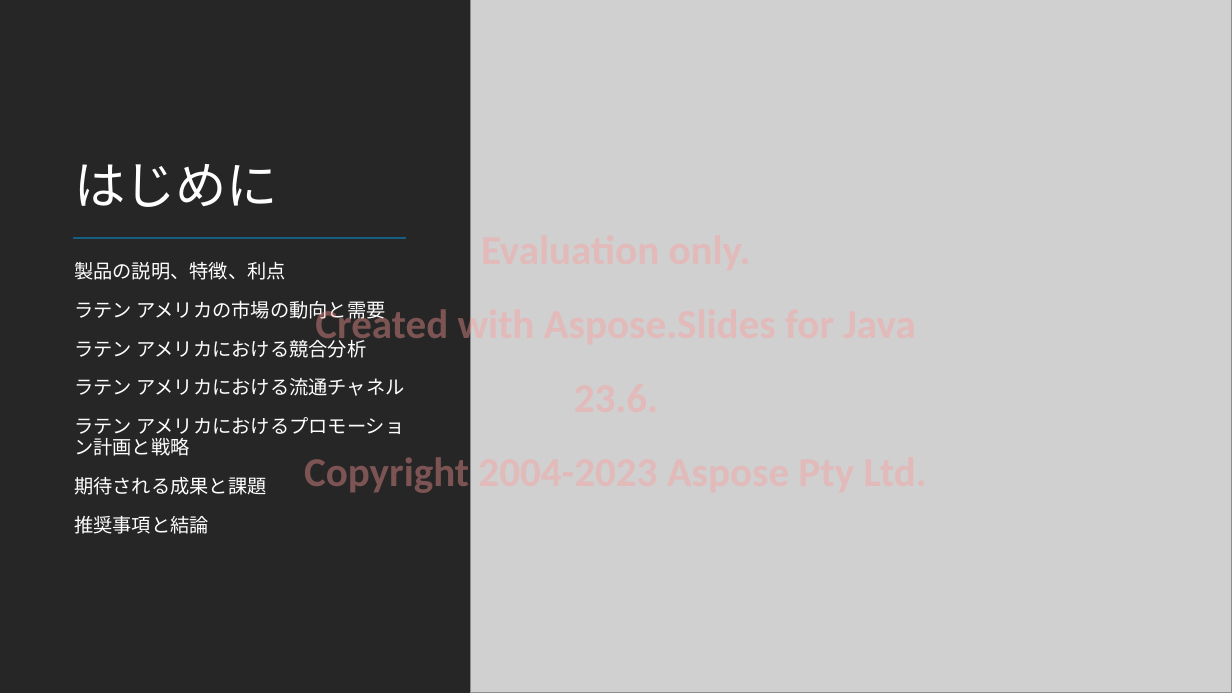
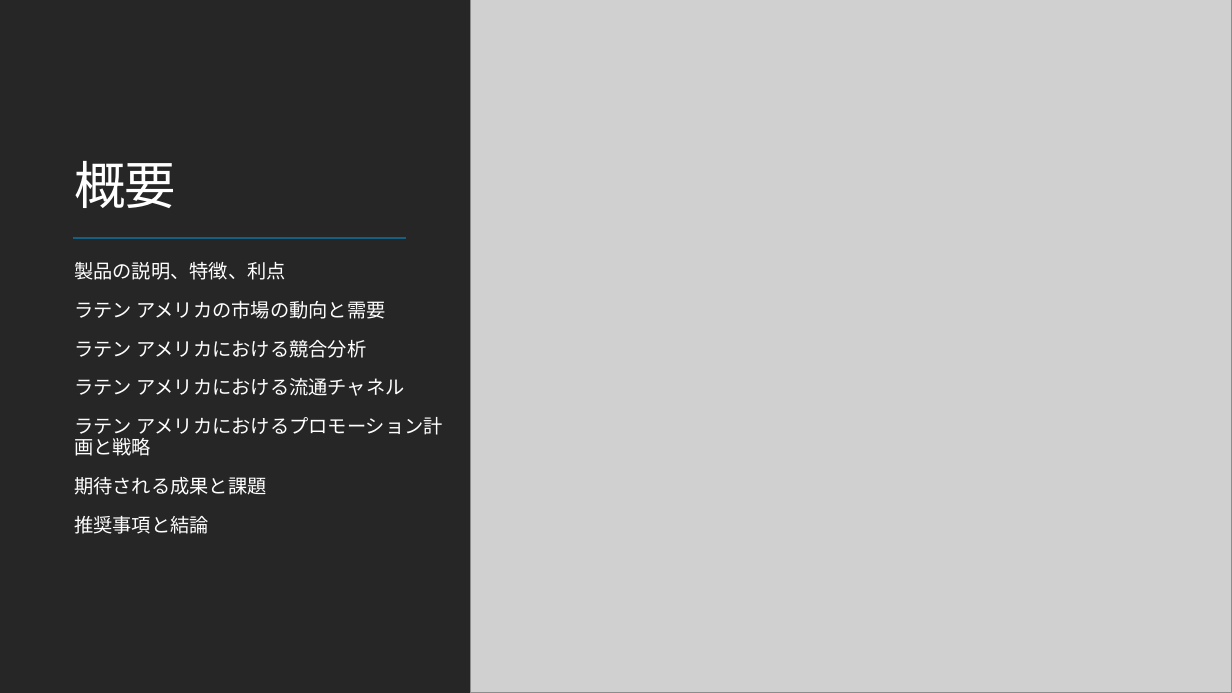
Before and after one commit to MicrosoftLearning/MS-4004-Empower-workforce-copilot-use-cases.ja-jp, a slide deck: slide 3 of ResourceFiles/Mystic Spice Premium Chai Market Analysis Presentation.pptx. Drawn at 1232x693 pixels with LibreOffice and Linux fonts; fonts in the diff are those of the drawing; grey boxes stand for pictures. Boxes give left, top, right and bottom in pixels: in the first picture for what was removed or moved away, otherwise in the second. Text is boxed around its words. In the diff, an @@ line names an element or a change of style, - is before the commit and + after.

```diff
--- a/ResourceFiles/Mystic Spice Premium Chai Market Analysis Presentation.pptx
+++ b/ResourceFiles/Mystic Spice Premium Chai Market Analysis Presentation.pptx
@@ title at box(74, 161, 176, 208): text changed @@
-はじめに
+概要
@@ text "製品の説明、特徴、利点" rewrapped from box(74, 262, 404, 534) to box(74, 262, 443, 534) @@
@@ text removed at box(304, 304, 535, 493) @@
-Evaluation only.
-Created with Aspose.Slides for Java 23.6.
-Copyright 2004-2023 Aspose Pty Ltd.
```
Also in this commit, not shown: 13 other slides changed, 18 other files.
